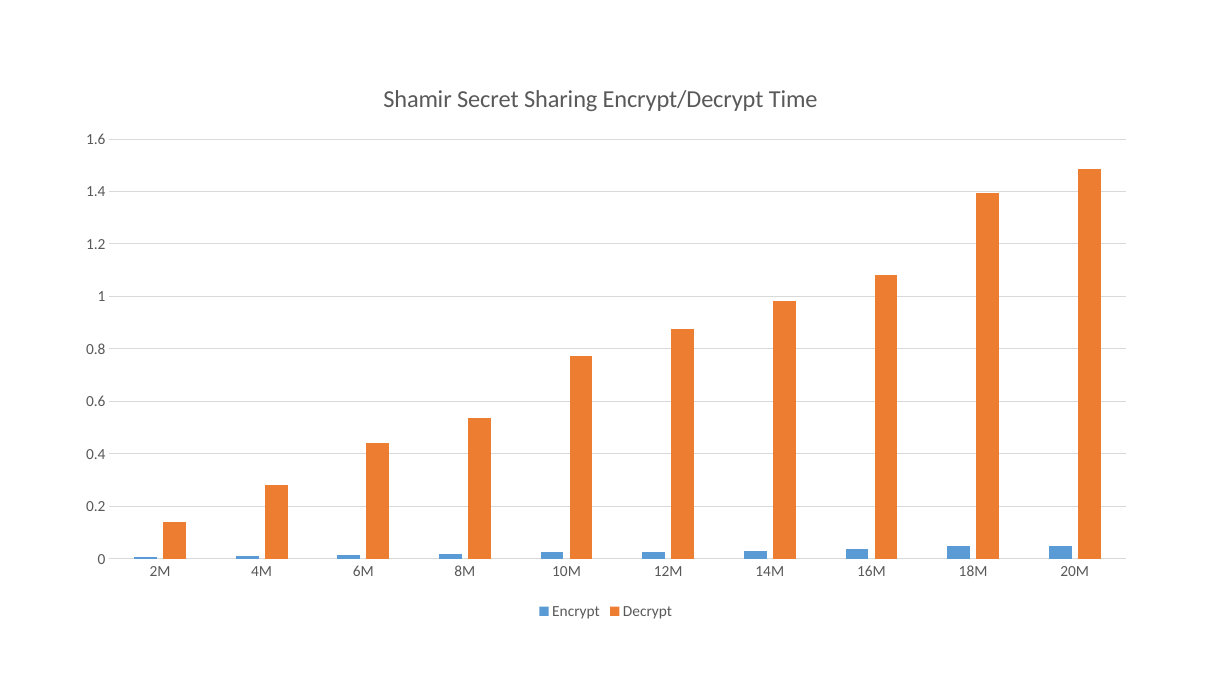
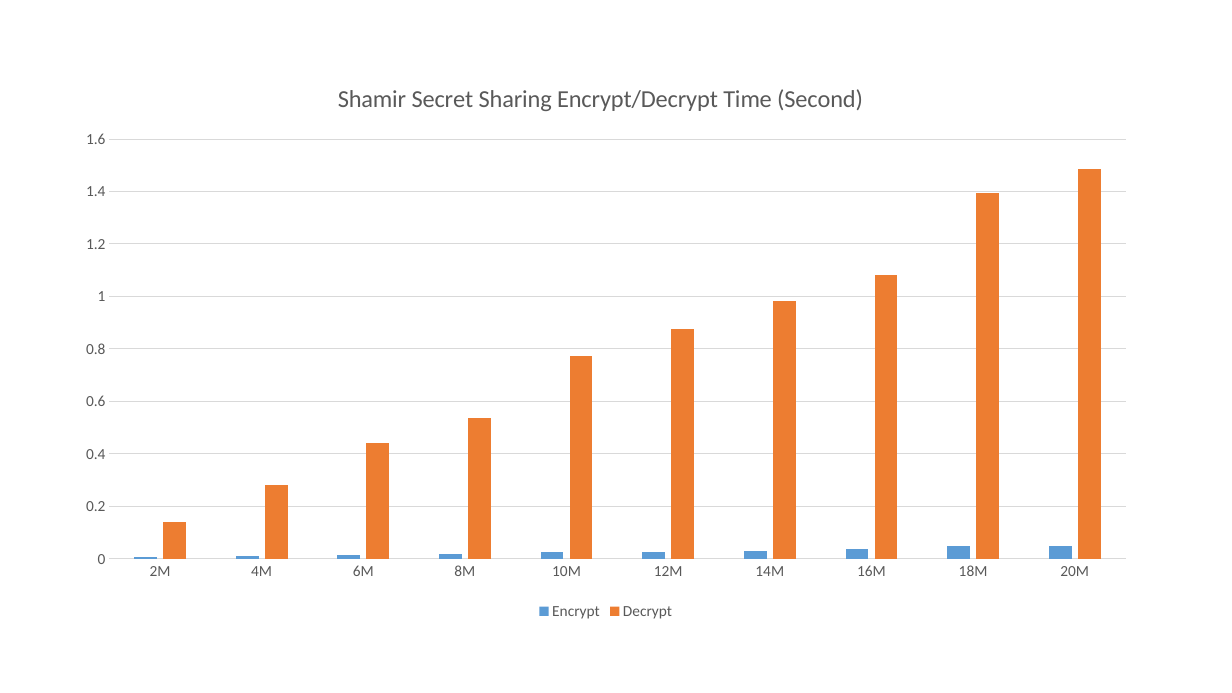
Before and after one commit to hi8787h/SecretSharingIslab, a slide deck: slide 2 of experiment/experiment-1/Topology.pptx. Drawn at 1232x693 pixels with LibreOffice and Linux fonts; fonts in the diff are those of the drawing. Boxes give left, top, right and bottom in pixels: in the first picture for what was removed or moved away, otherwise in the second. Text is boxed around its words. In the diff, an @@ line names an element or a change of style, - is before the commit and + after.

```diff
--- a/experiment/experiment-1/Topology.pptx
+++ b/experiment/experiment-1/Topology.pptx
@@ column chart at (65,64,1148,625) @@
@@ title "Shamir Secret Sharing Encrypt/Decrypt Time   " to "Shamir Secret Sharing Encrypt/Decrypt Time (Second)   " @@
```
Also in this commit, not shown: 1 slide added, 1 other file.
